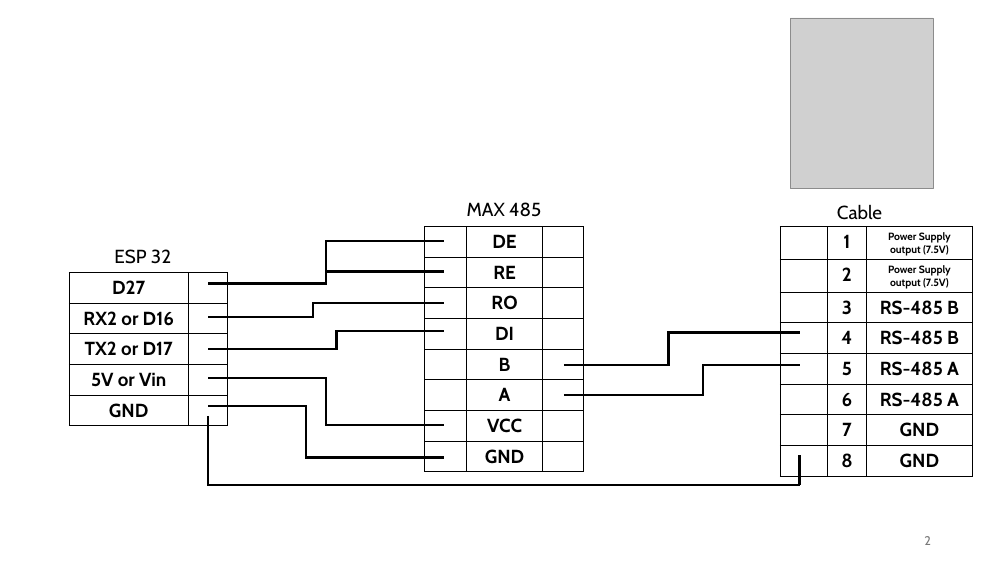
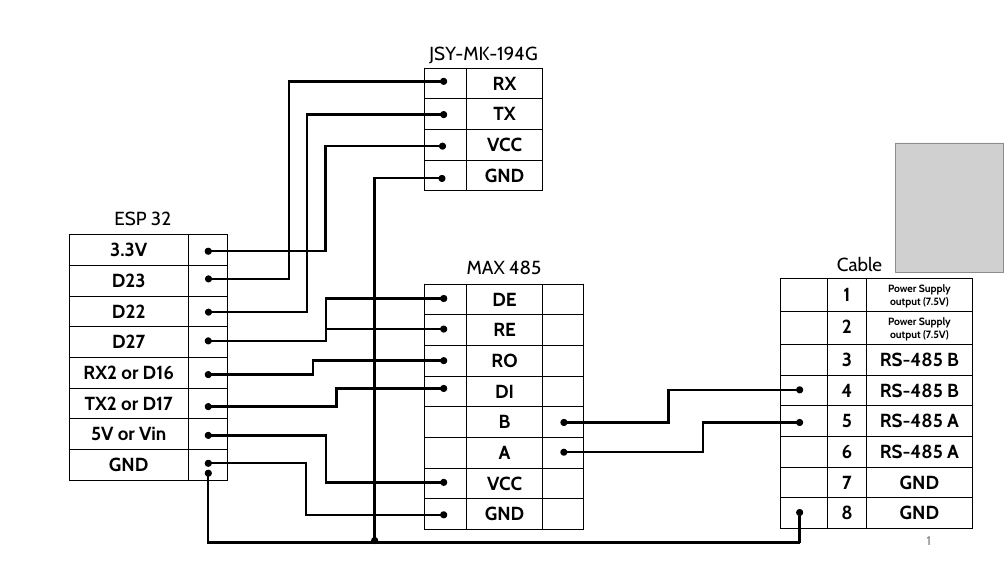
Before and after one commit to mircomunch/modbus_scanner, a slide deck: slide 1 of doc/pin configuration.pptx (slide 2 before the commit). Drawn at 1008x567 pixels with LibreOffice and Linux fonts; fonts in the diff are those of the drawing; grey boxes stand for pictures. Boxes give left, top, right and bottom in pixels: in the first picture for what was removed or moved away, otherwise in the second. Text is boxed around its words. In the diff, an @@ line names an element or a change of style, - is before the commit and + after.

```diff
--- a/doc/pin configuration.pptx
+++ b/doc/pin configuration.pptx
@@ text added at [429, 46, 537, 64], 18 pt, text #000000 @@
+JSY-MK-194G
@@ elbow double arrow added from (209, 279) to (444, 82), #000000 2.25 pt @@
@@ table added at [425, 68, 542, 191], 4 rows, 2 columns @@
+ | RX
+ | TX
+ | VCC
+ | GND
@@ elbow double arrow added from (209, 312) to (444, 115), #000000 2.25 pt @@
@@ elbow double arrow added from (208, 251) to (442, 146), #000000 2.25 pt @@
@@ picture: place and size @@
-picture at [790, 18, 933, 189]
+picture at [895, 143, 1003, 272]
@@ elbow double arrow added from (375, 541) to (442, 178), #000000 2.25 pt @@
@@ text "ESP 32": place and size @@
-text "ESP 32" at [114, 249, 171, 264]
+text "ESP 32" at [114, 211, 171, 226]
@@ table at [70, 235, 228, 480] @@
+row 1: 3.3V | 
+row 2: D23 | 
+row 3: D22 | 
@@ table: place and size @@
-table at [70, 273, 228, 426]
+table at [70, 235, 228, 480]
@@ elbow line (209, 341) - (444, 299): elbow line to elbow double arrow @@
@@ table: place and size @@
-table at [780, 227, 973, 476]
+table at [780, 279, 973, 529]
@@ line (444, 329) - (327, 329): line to arrow @@
@@ elbow line (209, 375) - (444, 361): elbow line to elbow double arrow @@
@@ elbow line (209, 407) - (444, 389): elbow line to elbow double arrow @@
@@ 1 text, 1 table, 1 elbow arrow, 1 elbow double arrow: place and size @@
-1 text, 1 table, 1 elbow arrow, 1 elbow double arrow at [209, 204, 882, 485]
+1 text, 1 table, 1 elbow arrow, 1 elbow double arrow at [209, 256, 882, 543]
@@ elbow line (564, 423) - (800, 390): elbow line to elbow double arrow @@
@@ elbow line (209, 436) - (444, 482): elbow line to elbow double arrow @@
@@ elbow line (564, 452) - (800, 423): elbow line to elbow double arrow @@
@@ elbow line (209, 464) - (444, 515): elbow line to elbow double arrow @@
@@ elbow line (209, 473) - (800, 543): elbow line to elbow arrow @@
@@ 6 elbow double arrows, 2 arrows, 1 text: place and size @@
-6 elbow double arrows, 2 arrows, 1 text at [209, 202, 800, 485]
+6 elbow double arrows, 2 arrows, 1 text at [209, 260, 800, 543]
@@ line (800, 543) - (800, 513): line to arrow @@
@@ page number at [927, 536, 931, 545]: text changed @@
-2
+1
```
Also in this commit, not shown: 1 slide removed, 7 other files.
